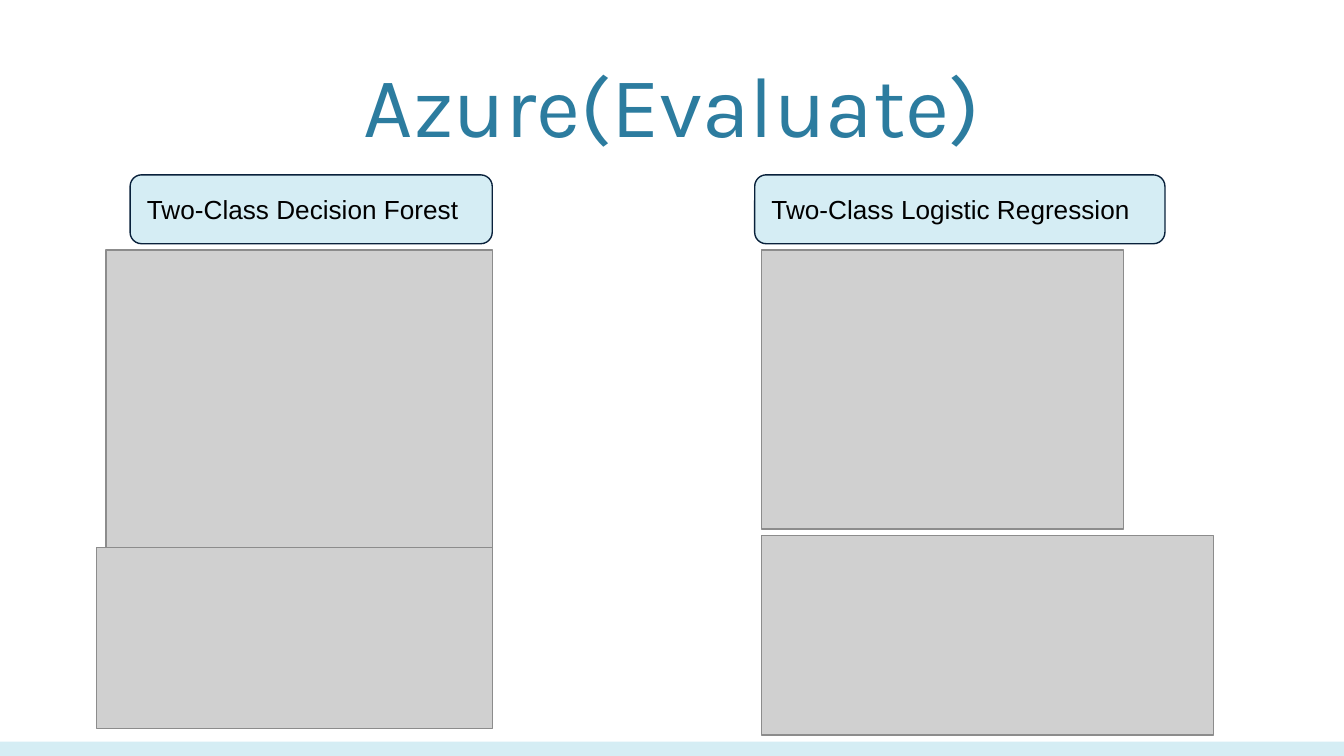
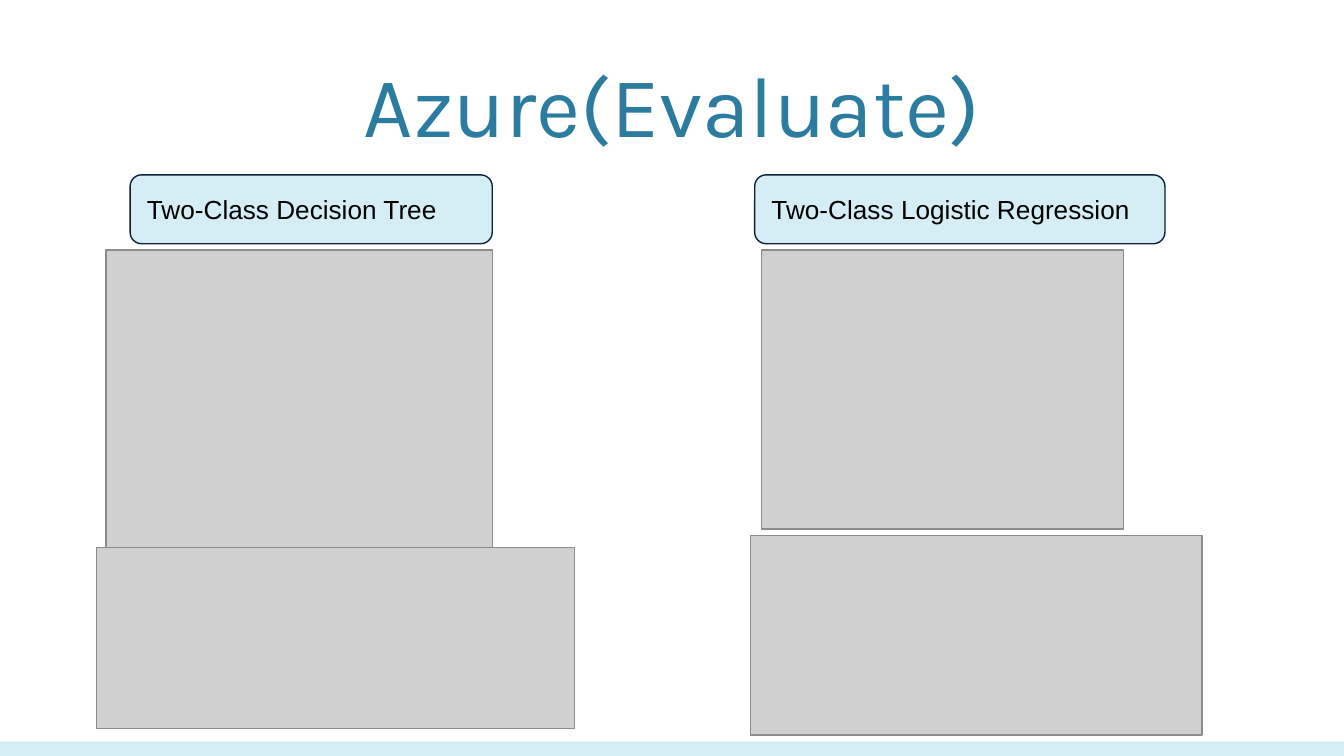
Before and after one commit to biranlicis/Movie-Box-Office-Machine-Learning, a slide deck: slide 31 of PPT CIS5560.pptx. Drawn at 1344x756 pixels with LibreOffice and Linux fonts; fonts in the diff are those of the drawing; grey boxes stand for pictures; background and template pictures are left out. Boxes give left, top, right and bottom in pixels: in the first picture for what was removed or moved away, otherwise in the second. Text is boxed around its words. In the diff, an @@ line names an element or a change of style, - is before the commit and + after.

```diff
--- a/PPT CIS5560.pptx
+++ b/PPT CIS5560.pptx
@@ text in rounded rectangle at <box>147,200,436,220</box>: text changed @@
-Two-Class Decision Forest
+Two-Class Decision Tree
@@ picture: place and size @@
-picture at <box>762,535,1214,735</box>
+picture at <box>750,535,1202,735</box>
@@ picture: place and size @@
-picture at <box>97,547,492,728</box>
+picture at <box>97,547,575,728</box>
```
Also in this commit, not shown: 17 other slides changed, 4 slides removed.
